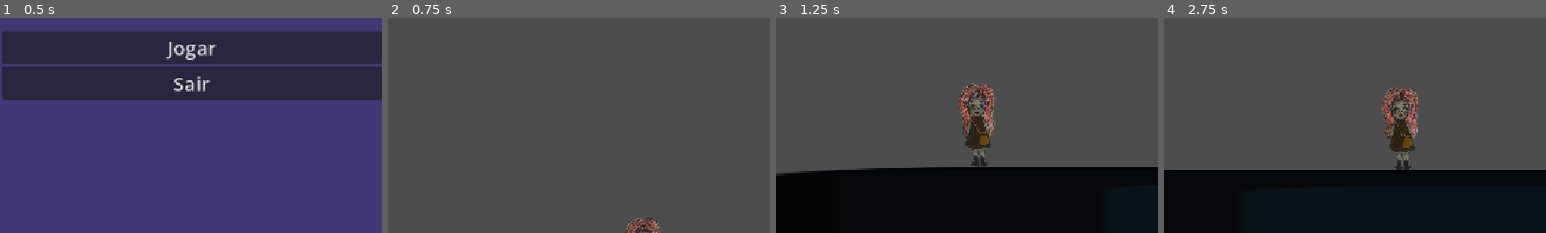
Above: before the commit, frames 1-4 (left to right).
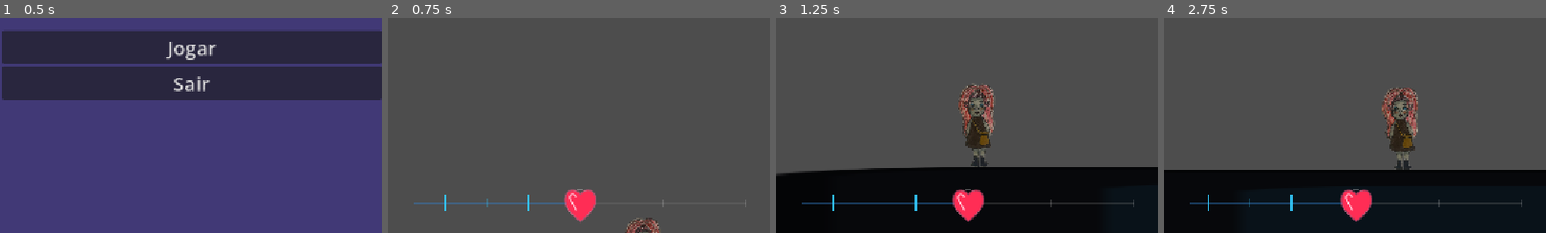
Above: after the commit, the same moments.

Repository: pedro13marcos/artsound
Game: Godot game, scene res://scenes/menu.tscn
Same seed, same stepped clock (60 frames per second), same inputs: the game is played once before the commit and once after it. The engine's default icon, where the game draws it, is replaced by a stand-in: a white triangle on a blue panel in a dark square. Sound files missing from this copy of the repository are replaced by a short silence.
Inputs:
- Up to frame 1 (0.5 s): no input
- Up to frame 2 (0.75 s): click "Jogar" at 0.5 s
- Up to frame 3 (1.25 s): no input
- Up to frame 4 (2.75 s): tap Enter (ui_accept) at 1.25, 1.52, 2.27 s; hold Right (ui_right) from 1.28 s (still down); tap F (interact) at 1.35, 2.1 s
The pictures show only the part of the screen within x 25-75%, y 50-100%; the shares and areas given below are measured in that part.

Frame 1 is identical in both runs. In frame 2, 1.4% of the frame differs, in the area x 6-94%, y 79-95%; in frame 3, 1.8%; in frame 4, 1.7%.

Commit message:
0.2 first hud

Diff:
--- /dev/null
+++ b/scenes/rhythm_hud.tscn
@@ -0,0 +1,51 @@
+[gd_scene format=3 uid="uid://c5v8g26l47w8r"]
+
+[ext_resource type="Script" path="res://scripts/rhythm_hud.gd" id="1_rhud1"]
+[ext_resource type="Texture2D" path="res://image/heart_icon.png" id="2_heart"]
+
+[node name="RhythmHUD" type="CanvasLayer"]
+script = ExtResource("1_rhud1")
+
+[node name="CenterContainer" type="CenterContainer" parent="."]
+anchors_preset = 12
+anchor_top = 1.0
+anchor_right = 1.0
+anchor_bottom = 1.0
+offset_top = -90.0
+grow_horizontal = 2
+grow_vertical = 0
+
+[node name="Control" type="Control" parent="CenterContainer"]
+layout_mode = 2
+
+[node name="TrackDrawer" type="Control" parent="CenterContainer/Control"]
+layout_mode = 1
+anchors_preset = 8
+anchor_left = 0.5
+anchor_top = 0.5
+anchor_right = 0.5
+anchor_bottom = 0.5
+grow_horizontal = 2
+grow_vertical = 2
+
+[node name="Heart" type="Sprite2D" parent="CenterContainer/Control"]
+scale = Vector2(1, 1)
+texture = ExtResource("2_heart")
+
+[node name="TargetLabel" type="Label" parent="CenterContainer/Control"]
+layout_mode = 1
+anchors_preset = 7
+anchor_left = 0.5
+anchor_top = 1.0
+anchor_right = 0.5
+anchor_bottom = 1.0
+offset_left = 50.0
+offset_top = -42.0
+offset_right = 250.0
+offset_bottom = -19.0
+grow_horizontal = 2
+grow_vertical = 0
+theme_override_colors/font_color = Color(1, 0.4, 0.45, 0.85)
+theme_override_font_sizes/font_size = 14
+text = ""
+vertical_alignment = 1
--- a/scenes/teste_1.tscn
+++ b/scenes/teste_1.tscn
@@ -6,6 +6,8 @@
 [ext_resource type="AudioStream" uid="uid://r47wvehru8hk" path="res://Sounds/tick-deepfrozenapps-397275646-2.mp3" id="3_16ubr"]
 [ext_resource type="Texture2D" uid="uid://c4e5r2q3skvis" path="res://image/character.png" id="4_mprkn"]
 [ext_resource type="AudioStream" uid="uid://cw5ol7lrxh5bt" path="res://Sounds/Chill beat.mp3" id="4_r644g"]
+[ext_resource type="PackedScene" path="res://scenes/rhythm_hud.tscn" id="5_rhud"]
+[ext_resource type="Script" path="res://scripts/rhythm_enemy.gd" id="6_enemy"]
 [ext_resource type="Script" uid="uid://d3pqdlduashx4" path="res://scripts/camera_2d.gd" id="7_85ip6"]
 
 [sub_resource type="RectangleShape2D" id="RectangleShape2D_g4v7s"]
@@ -107,6 +109,9 @@
 
 [node name="Interaction point" type="StaticBody2D" parent="." unique_id=251095136]
 position = Vector2(1080, 496)
+script = ExtResource("6_enemy")
+
+[node name="RhythmHUD" parent="." instance=ExtResource("5_rhud")]
 
 [node name="Interaction area" type="Area2D" parent="Interaction point" unique_id=1311003030]
 
--- a/scripts/player.gd
+++ b/scripts/player.gd
@@ -49,8 +49,14 @@
 func _on_interaction_area_body_entered(body: Node2D) -> void:
 	if body.name == "Player":
 		isInArea = true;
+		var hud = get_parent().get_node_or_null("RhythmHUD")
+		if hud:
+			hud.lock_on_target(get_node("../Interaction point"))
 
 
 func _on_interaction_area_body_exited(body: Node2D) -> void:
 	if body.name == "Player":
 		isInArea = false;
+		var hud = get_parent().get_node_or_null("RhythmHUD")
+		if hud:
+			hud.clear_target()
--- /dev/null
+++ b/scripts/rhythm_enemy.gd
@@ -0,0 +1,47 @@
+extends Node2D
+class_name RhythmEnemy
+
+@export var entity_name: String = "Blade Master"
+
+# Rhythmic pattern represented by musical intervals (in beats)
+# Based on your musical pattern:
+# Bar has:
+# - Two eighth notes (0.5 beats each) + quarter note (1 beat) -> Attack!
+# - Followed by two quarter notes (1 beat each) -> Sharpening/Vulnerable!
+const PATTERN_DURATION_BEATS = 4.0
+
+# Relative beat offsets within a 4-beat measure:
+# Beat 0.0: Attack 1 (eighth note)
+# Beat 0.5: Attack 2 (eighth note)
+# Beat 1.0: Attack 3 (quarter note)
+# Beat 2.0: Sharpen 1 (quarter note - opportunity to hit!)
+# Beat 3.0: Sharpen 2 (quarter note - opportunity to hit!)
+var action_sequence = [
+	{"beat_offset": 0.0, "type": "attack"},
+	{"beat_offset": 0.5, "type": "attack"},
+	{"beat_offset": 1.0, "type": "attack"},
+	{"beat_offset": 2.0, "type": "sharpen"},
+	{"beat_offset": 3.0, "type": "sharpen"}
+]
+
+# This function is automatically queried by RhythmHUD when this enemy is locked on!
+func get_upcoming_rhythm_cues(current_song_time: float, lookahead_duration: float) -> Array[Dictionary]:
+	var cues: Array[Dictionary] = []
+	var bpm = get_parent().bpm if "bpm" in get_parent() else 120.0
+	var seconds_per_beat = Rhythm.getTimePerBeat(bpm)
+	var measure_duration = PATTERN_DURATION_BEATS * seconds_per_beat
+
+	# Determine current measure index
+	var current_measure = int(floor(current_song_time / measure_duration))
+
+	# Check this measure and next measure
+	for m in [current_measure, current_measure + 1]:
+		var measure_start = m * measure_duration
+		for action in action_sequence:
+			var cue_time = measure_start + (action["beat_offset"] * seconds_per_beat)
+			if cue_time >= current_song_time - 0.05 and cue_time <= current_song_time + lookahead_duration:
+				cues.append({
+					"time": cue_time,
+					"type": action["type"]
+				})
+	return cues
--- /dev/null
+++ b/scripts/rhythm_hud.gd
@@ -0,0 +1,175 @@
+extends CanvasLayer
+class_name RhythmHUD
+
+# Track configurations
+@export var track_width: float = 500.0        # Total track width (left + right = 250px each)
+@export var beats_ahead: float = 2.0         # Number of beats visible in advance
+@export var auto_find_soundtrack: bool = true
+
+# Theme Colors
+const COLOR_METRONOME_BEAT = Color(0.2, 0.8, 1.0, 0.9)      # Neon Blue for global tempo beats
+const COLOR_METRONOME_SUB = Color(0.2, 0.8, 1.0, 0.25)      # Faint blue for subdivisions
+const COLOR_ENEMY_ATTACK = Color(1.0, 0.2, 0.3, 0.95)       # Bright Red for attacks
+const COLOR_ENEMY_SHARPEN = Color(0.2, 1.0, 0.45, 0.95)     # Bright Green/Gold for sharpening/vulnerable
+const COLOR_ENEMY_NEUTRAL = Color(1.0, 0.85, 0.2, 0.9)      # Yellow for neutral cues
+
+@onready var heart: Sprite2D = $CenterContainer/Control/Heart
+@onready var track_drawer: Control = $CenterContainer/Control/TrackDrawer
+@onready var target_label: Label = $CenterContainer/Control/TargetLabel
+
+var soundtrack: AudioStreamPlayer
+var current_bpm: float = 120.0
+var last_pulsed_beat: int = -1
+
+# Target entity data
+# locked_target can be any Node that has rhythmic cues or attack patterns
+var locked_target: Node = null
+
+# Example pattern cue format:
+# Array of Dictionaries: [{"beat": float, "type": "attack" | "sharpen" | "neutral", "label": "Slash"}]
+var target_cues: Array[Dictionary] = []
+
+func _ready() -> void:
+	if auto_find_soundtrack:
+		soundtrack = get_tree().current_scene.find_child("soundTrack", true, false)
+		if get_tree().current_scene.get("bpm") != null:
+			current_bpm = get_tree().current_scene.bpm
+
+	# Connect TrackDrawer draw signal to custom draw function
+	track_drawer.draw.connect(_on_track_draw)
+
+func _process(_delta: float) -> void:
+	if soundtrack == null or not soundtrack.playing:
+		# Retry finding soundtrack if not found yet
+		if auto_find_soundtrack and soundtrack == null:
+			soundtrack = get_tree().current_scene.find_child("soundTrack", true, false)
+		return
+
+	if get_tree().current_scene.get("bpm") != null:
+		current_bpm = get_tree().current_scene.bpm
+
+	var song_pos = Rhythm.getSongPosition(soundtrack)
+	var seconds_per_beat = Rhythm.getTimePerBeat(current_bpm)
+	var current_beat = int(floor(song_pos / seconds_per_beat))
+
+	# Pulse heart on beat arrival
+	if current_beat > last_pulsed_beat:
+		last_pulsed_beat = current_beat
+		pulse_heart(seconds_per_beat)
+
+	# Update pattern cues from locked target if available
+	if locked_target != null and locked_target.has_method("get_upcoming_rhythm_cues"):
+		target_cues = locked_target.get_upcoming_rhythm_cues(song_pos, beats_ahead * seconds_per_beat)
+
+	# Redraw moving rhythm bars
+	track_drawer.queue_redraw()
+
+func pulse_heart(seconds_per_beat: float) -> void:
+	var tween = create_tween()
+	heart.scale = Vector2(1.35, 1.35)
+	tween.tween_property(heart, "scale", Vector2(1.0, 1.0), seconds_per_beat * 0.4)\
+		.set_trans(Tween.TRANS_QUAD).set_ease(Tween.EASE_OUT)
+
+func lock_on_target(target: Node) -> void:
+	locked_target = target
+	if target != null and "entity_name" in target:
+		target_label.text = "[ " + str(target.entity_name) + " ]"
+	elif target != null:
+		target_label.text = "[ " + target.name + " ]"
+	else:
+		target_label.text = ""
+
+func clear_target() -> void:
+	locked_target = null
+	target_cues.clear()
+	target_label.text = ""
+
+func _on_track_draw() -> void:
+	if soundtrack == null or not soundtrack.playing:
+		return
+
+	var half_width = track_width / 2.0
+	var song_pos = Rhythm.getSongPosition(soundtrack)
+	var seconds_per_beat = Rhythm.getTimePerBeat(current_bpm)
+	var view_window = beats_ahead * seconds_per_beat
+
+	# ----------------------------------------------------
+	# 1. DRAW BASE TRACK LINES (Background rails)
+	# ----------------------------------------------------
+	# Left rail (Metronome)
+	track_drawer.draw_line(Vector2(-half_width, 0), Vector2(-18, 0), Color(0.2, 0.5, 0.8, 0.4), 3.0)
+	# Right rail (Enemy / Target cues)
+	var right_rail_color = Color(0.8, 0.3, 0.3, 0.4) if locked_target != null else Color(0.5, 0.5, 0.5, 0.25)
+	track_drawer.draw_line(Vector2(18, 0), Vector2(half_width, 0), right_rail_color, 3.0)
+
+	# Center strike goal markers
+	track_drawer.draw_arc(Vector2.ZERO, 20.0, 0, TAU, 32, Color(1, 1, 1, 0.3), 1.5)
+
+	# ----------------------------------------------------
+	# 2. LEFT TRACK: GLOBAL TEMPO (Metronome Bars)
+	# ----------------------------------------------------
+	# Calculate current and upcoming beats
+	var base_beat = int(floor(song_pos / seconds_per_beat))
+
+	for i in range(int(beats_ahead) + 2):
+		var target_beat = base_beat + i
+		var beat_timestamp = target_beat * seconds_per_beat
+		var time_diff = beat_timestamp - song_pos
+
+		# If it's incoming within our lookahead window
+		if time_diff >= 0.0 and time_diff <= view_window:
+			var progress = time_diff / view_window  # 1.0 (far left) to 0.0 (center)
+			var x_pos = -progress * half_width
+
+			# Main beat bar
+			var bar_height = 24.0
+			var bar_width = 3.5
+			track_drawer.draw_line(Vector2(x_pos, -bar_height / 2.0), Vector2(x_pos, bar_height / 2.0), COLOR_METRONOME_BEAT, bar_width)
+
+			# Subdivision (eighth-note guide)
+			if i < int(beats_ahead) + 1:
+				var sub_timestamp = beat_timestamp + (seconds_per_beat / 2.0)
+				var sub_diff = sub_timestamp - song_pos
+				if sub_diff >= 0.0 and sub_diff <= view_window:
+					var sub_progress = sub_diff / view_window
+					var sub_x = -sub_progress * half_width
+					track_drawer.draw_line(Vector2(sub_x, -bar_height / 4.0), Vector2(sub_x, bar_height / 4.0), COLOR_METRONOME_SUB, 2.0)
+
+	# ----------------------------------------------------
+	# 3. RIGHT TRACK: LOCKED TARGET ACTIONS (Attacks / Vulnerability)
+	# ----------------------------------------------------
+	if locked_target == null:
+		# Draw subtle idle tick guides when not targeting an enemy
+		for i in range(1, int(beats_ahead) + 1):
+			var idle_x = (float(i) / beats_ahead) * half_width
+			track_drawer.draw_line(Vector2(idle_x, -5), Vector2(idle_x, 5), Color(1, 1, 1, 0.15), 1.5)
+		return
+
+	# Draw cues provided by target
+	for cue in target_cues:
+		var cue_time: float = cue.get("time", 0.0)
+		var cue_type: String = cue.get("type", "attack")
+		var time_diff = cue_time - song_pos
+
+		if time_diff >= -0.05 and time_diff <= view_window:
+			var progress = max(0.0, time_diff) / view_window
+			var x_pos = progress * half_width
+
+			var cue_color = COLOR_ENEMY_ATTACK
+			var cue_height = 28.0
+			var cue_thickness = 4.0
+
+			if cue_type == "sharpen" or cue_type == "vulnerable":
+				cue_color = COLOR_ENEMY_SHARPEN
+				cue_height = 32.0 # Slightly taller for counter/attack opportunities
+				cue_thickness = 5.0
+			elif cue_type == "neutral":
+				cue_color = COLOR_ENEMY_NEUTRAL
+				cue_height = 20.0
+
+			# Draw the incoming cue bar on the right side
+			track_drawer.draw_line(Vector2(x_pos, -cue_height / 2.0), Vector2(x_pos, cue_height / 2.0), cue_color, cue_thickness)
+
+			# Draw an accent symbol or pip on top
+			var dot_color = Color(1.0, 1.0, 1.0, 0.9)
+			track_drawer.draw_circle(Vector2(x_pos, -cue_height / 2.0 - 5.0), 3.0, dot_color)
Binary file added: image/heart_icon.png
Not shown, added: image/heart_icon.png.import
Not shown, added: scripts/rhythm_enemy.gd.uid
Not shown, added: scripts/rhythm_hud.gd.uid
